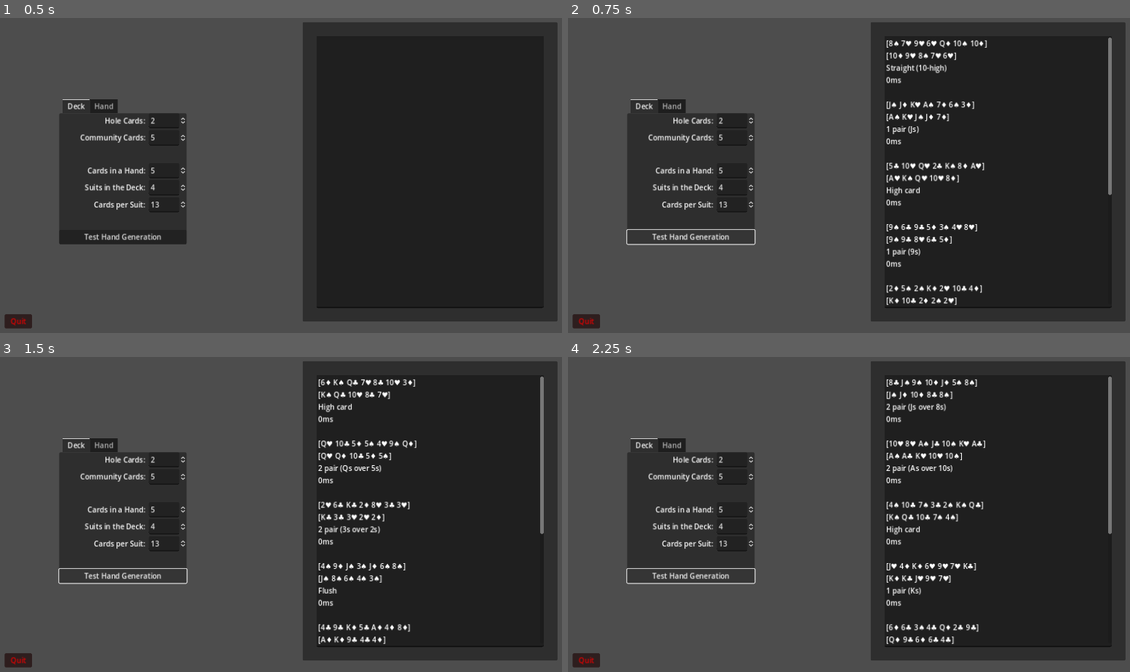
Above: before the commit, frames 1-4 (two rows, left to right).
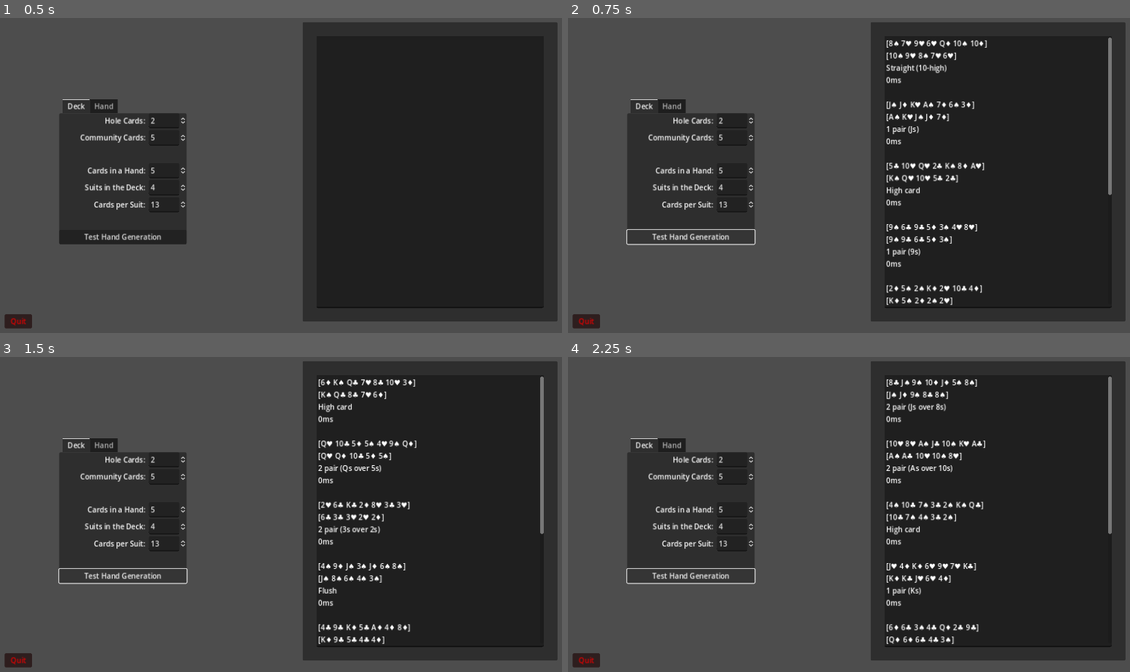
Above: after the commit, the same moments.

Repository: rwilson02/Poker-Party
Game: Godot game, scene res://scenes/debug/test_hands.tscn
Same seed, same stepped clock (60 frames per second), same inputs: the game is played once before the commit and once after it. This scene is started directly instead of the project's main scene.
Inputs:
- Up to frame 1 (0.5 s): no input
- Up to frame 2 (0.75 s): click "Test Hand Generation" at 0.5 s
- Up to frame 3 (1.5 s): click "Test Hand Generation" at 1.25 s
- Up to frame 4 (2.25 s): click "Test Hand Generation" at 2 s

Frame 1 is identical in both runs. In frame 2, 0.3% of the frame differs, in the area x 56-70%, y 11-92%; in frame 3, 0.3%; in frame 4, 0.5%, in the area x 57-71%, y 10-91%.
Error after the commit: Invalid type in function 'get_value' in base 'Node (rules.gd)'. Cannot convert argument 1 from Nil to int. (res://scripts/hand.gd:153)

Commit message:
Update hand.gd
should fix some weirdness with hand eval

Diff:
--- a/scripts/hand.gd
+++ b/scripts/hand.gd
@@ -148,12 +148,12 @@
 static func sort(a: Hand, b:Hand) -> bool:
 	if a.rank != b.rank:
 		return Rules.RULES["HAND_RANKS"][a.rank] > Rules.RULES["HAND_RANKS"][b.rank]
-	elif a.kickerA != b.kickerA:
-		return a.kickerA > b.kickerA
-	elif a.kickerB != b.kickerB:
-		return a.kickerB > b.kickerB
-	elif a.kickerC != b.kickerC:
-		return a.kickerC > b.kickerC
+	elif Rules.get_value(a.kickerA) != Rules.get_value(b.kickerA):
+		return Rules.get_value(a.kickerA) > Rules.get_value(b.kickerA)
+	elif Rules.get_value(a.kickerB) != Rules.get_value(b.kickerB):
+		return Rules.get_value(a.kickerB) > Rules.get_value(b.kickerB)
+	elif Rules.get_value(a.kickerC) != Rules.get_value(b.kickerC):
+		return Rules.get_value(a.kickerC) > Rules.get_value(b.kickerC)
 	else:
 		return a.cards.map(Rules.get_value) > b.cards.map(Rules.get_value)
 
